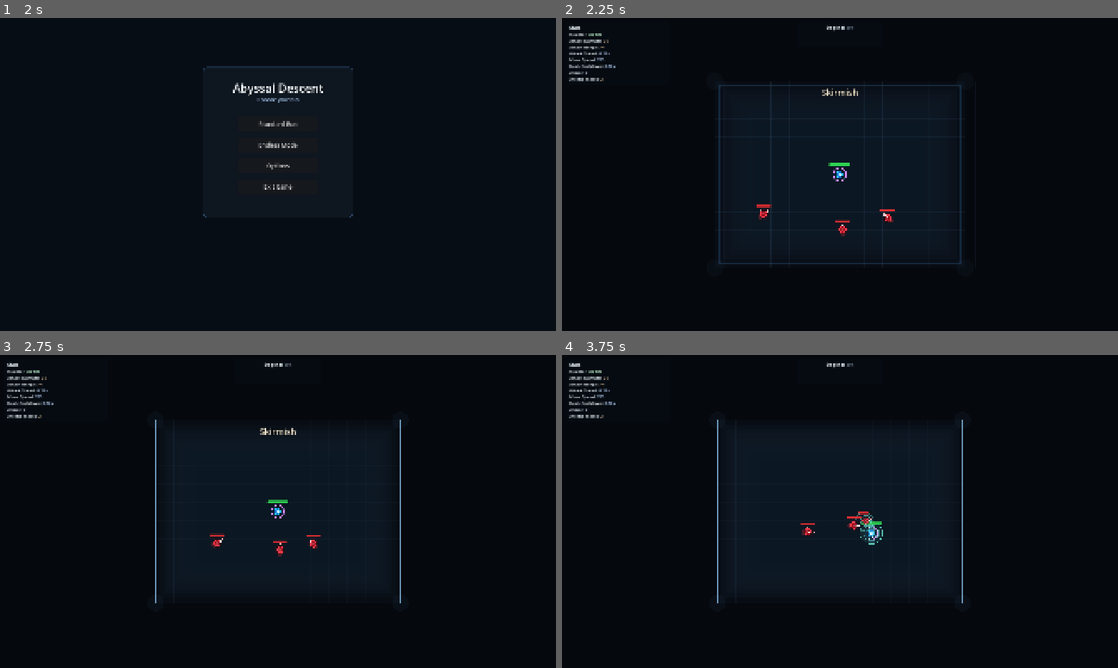
Above: before the commit, frames 1-4 (two rows, left to right).
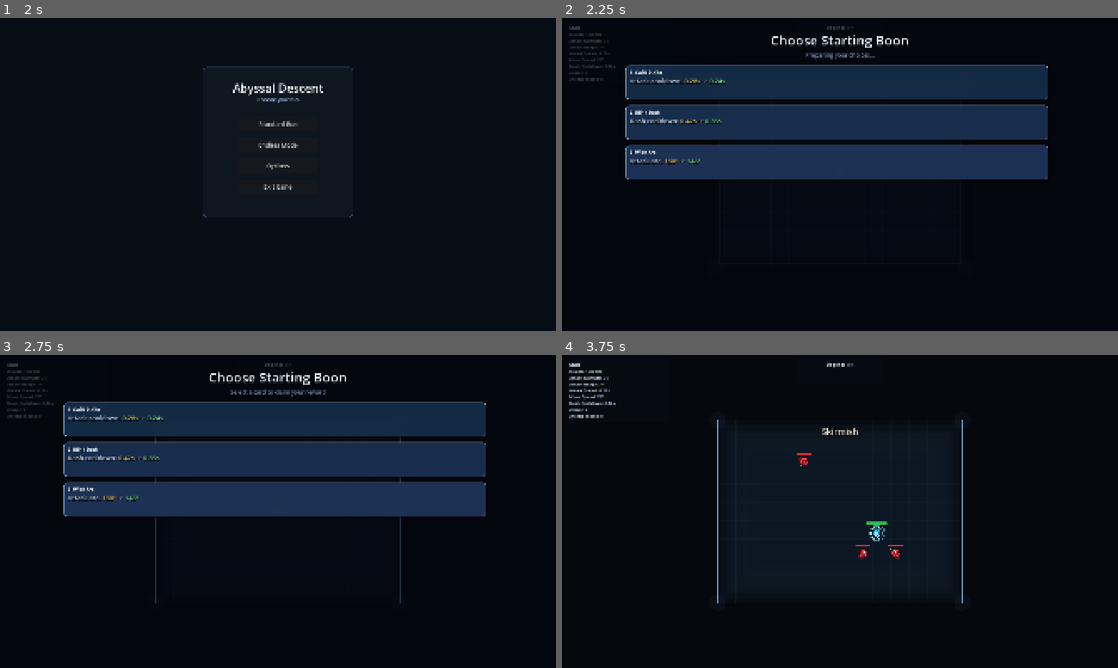
Above: after the commit, the same moments.

Repository: Excellund/AbyssalDescent
Game: Godot game, scene res://scenes/Menu.tscn
Two runs of this game, one before a commit and one after it. Both use one fixed random seed, a clock stepped at 60 frames per second and the inputs below. Sound files missing from this copy of the repository are replaced by a short silence.
Inputs (mouse positions are in pixels of both pictures, inside the frame that each line leads up to):
- Up to frame 1 (2 s): click "Options" at 0.5 s; click "Back" at 1.25 s
- Up to frame 2 (2.25 s): click "Endless Mode" at 2 s
- Up to frame 3 (2.75 s): no input
- Up to frame 4 (3.75 s): move the mouse to (962, 495) at 2.77 s; hold D (move_right) 2.78-3.53 s; click (962, 495) at 2.85 s; move the mouse to (728, 527) at 3.52 s; hold S (move_down) from 3.53 s (still down); tap Space (dash) at 3.6 s

Frame 1 is identical in both runs. In frame 2, 27% of the frame differs, in the area x 1-88%, y 2-79%; in frame 3, 27%; in frame 4, 0.6%.

Commit message:
Add pause menu and integrate pause flow

Diff:
--- a/scenes/Main.tscn
+++ b/scenes/Main.tscn
@@ -10,8 +10,6 @@
 normal_room_music = ExtResource("2_rarhs")
 boss_room_music = ExtResource("3_vcsgt")
 music_volume_db = -50.0
-debug_apply_test_powers_on_start = true
-debug_skip_starting_boon_selection = true
 debug_start_power_ids = PackedStringArray("reaper_step", "phantom_step")
 
 [node name="Player" parent="." unique_id=1831438957 instance=ExtResource("1_elqb8")]
--- /dev/null
+++ b/scripts/pause_menu_controller.gd
@@ -0,0 +1,232 @@
+extends Node
+
+signal pause_opened
+signal pause_closed
+signal back_to_main_menu_requested
+signal exit_game_requested
+
+var run_context_path: String = "/root/RunContext"
+var apply_music_volume_callback: Callable
+
+var pause_menu_layer: CanvasLayer
+var pause_menu_panel: Panel
+var pause_options_panel: Panel
+var pause_master_slider: HSlider
+var pause_music_slider: HSlider
+var pause_master_value_label: Label
+var pause_music_value_label: Label
+var pause_menu_visible: bool = false
+
+func initialize(context_path: String, apply_music_volume: Callable) -> void:
+	run_context_path = context_path
+	apply_music_volume_callback = apply_music_volume
+	_create_pause_menu_ui()
+
+func is_open() -> bool:
+	return pause_menu_visible
+
+func is_options_open() -> bool:
+	return pause_options_panel != null and pause_options_panel.visible
+
+func open() -> void:
+	pause_menu_visible = true
+	if pause_menu_layer != null:
+		pause_menu_layer.visible = true
+	if pause_options_panel != null:
+		pause_options_panel.visible = false
+	_sync_pause_options_from_context()
+	Input.set_mouse_mode(Input.MOUSE_MODE_VISIBLE)
+	pause_opened.emit()
+
+func close() -> void:
+	pause_menu_visible = false
+	if pause_menu_layer != null:
+		pause_menu_layer.visible = false
+	pause_closed.emit()
+
+func close_options() -> void:
+	if pause_options_panel != null:
+		pause_options_panel.visible = false
+
+func _create_pause_menu_ui() -> void:
+	pause_menu_layer = CanvasLayer.new()
+	pause_menu_layer.layer = 200
+	add_child(pause_menu_layer)
+
+	var backdrop := ColorRect.new()
+	backdrop.set_anchors_preset(Control.PRESET_FULL_RECT)
+	backdrop.color = Color(0.02, 0.03, 0.05, 0.58)
+	backdrop.mouse_filter = Control.MOUSE_FILTER_STOP
+	pause_menu_layer.add_child(backdrop)
+
+	pause_menu_panel = Panel.new()
+	pause_menu_panel.custom_minimum_size = Vector2(440.0, 340.0)
+	pause_menu_panel.position = Vector2(740.0, 260.0)
+	var panel_style := StyleBoxFlat.new()
+	panel_style.bg_color = Color(0.06, 0.09, 0.13, 0.94)
+	panel_style.border_color = Color(0.34, 0.56, 0.84, 0.78)
+	panel_style.set_border_width_all(2)
+	panel_style.set_corner_radius_all(14)
+	pause_menu_panel.add_theme_stylebox_override("panel", panel_style)
+	pause_menu_layer.add_child(pause_menu_panel)
+
+	var title := Label.new()
+	title.text = "Paused"
+	title.position = Vector2(0.0, 34.0)
+	title.custom_minimum_size = Vector2(440.0, 40.0)
+	title.horizontal_alignment = HORIZONTAL_ALIGNMENT_CENTER
+	title.add_theme_font_size_override("font_size", 38)
+	title.add_theme_color_override("font_color", Color(0.96, 0.98, 1.0, 0.98))
+	pause_menu_panel.add_child(title)
+
+	var resume_button := _make_pause_button("Resume", Vector2(80.0, 88.0))
+	resume_button.pressed.connect(func() -> void:
+		close()
+	)
+	pause_menu_panel.add_child(resume_button)
+
+	var back_to_menu_button := _make_pause_button("Back to Main Menu", Vector2(80.0, 148.0))
+	back_to_menu_button.pressed.connect(func() -> void:
+		back_to_main_menu_requested.emit()
+	)
+	pause_menu_panel.add_child(back_to_menu_button)
+
+	var options_button := _make_pause_button("Options", Vector2(80.0, 208.0))
+	options_button.pressed.connect(func() -> void:
+		if pause_options_panel != null:
+			pause_options_panel.visible = true
+	)
+	pause_menu_panel.add_child(options_button)
+
+	var exit_button := _make_pause_button("Exit Game", Vector2(80.0, 268.0))
+	exit_button.pressed.connect(func() -> void:
+		exit_game_requested.emit()
+	)
+	pause_menu_panel.add_child(exit_button)
+
+	pause_options_panel = _build_pause_options_panel()
+	pause_options_panel.visible = false
+	pause_menu_layer.add_child(pause_options_panel)
+
+	pause_menu_layer.visible = false
+
+func _make_pause_button(text: String, pos: Vector2) -> Button:
+	var button := Button.new()
+	button.text = text
+	button.position = pos
+	button.custom_minimum_size = Vector2(280.0, 52.0)
+	button.add_theme_font_size_override("font_size", 20)
+	return button
+
+func _build_pause_options_panel() -> Panel:
+	var panel := Panel.new()
+	panel.custom_minimum_size = Vector2(620.0, 300.0)
+	panel.position = Vector2(650.0, 380.0)
+	var style := StyleBoxFlat.new()
+	style.bg_color = Color(0.04, 0.06, 0.1, 0.95)
+	style.border_color = Color(0.44, 0.7, 0.96, 0.74)
+	style.set_border_width_all(2)
+	style.set_corner_radius_all(12)
+	panel.add_theme_stylebox_override("panel", style)
+
+	var title := Label.new()
+	title.text = "Options"
+	title.position = Vector2(0.0, 16.0)
+	title.custom_minimum_size = Vector2(620.0, 32.0)
+	title.horizontal_alignment = HORIZONTAL_ALIGNMENT_CENTER
+	title.add_theme_font_size_override("font_size", 30)
+	title.add_theme_color_override("font_color", Color(0.95, 0.98, 1.0, 0.98))
+	panel.add_child(title)
+
+	var master_label := Label.new()
+	master_label.text = "Master Volume"
+	master_label.position = Vector2(42.0, 84.0)
+	master_label.custom_minimum_size = Vector2(260.0, 24.0)
+	master_label.add_theme_font_size_override("font_size", 18)
+	panel.add_child(master_label)
+
+	pause_master_slider = HSlider.new()
+	pause_master_slider.position = Vector2(42.0, 112.0)
+	pause_master_slider.custom_minimum_size = Vector2(450.0, 24.0)
+	pause_master_slider.min_value = -40.0
+	pause_master_slider.max_value = 6.0
+	pause_master_slider.step = 1.0
+	pause_master_slider.value_changed.connect(_on_pause_master_volume_changed)
+	panel.add_child(pause_master_slider)
+
+	pause_master_value_label = Label.new()
+	pause_master_value_label.position = Vector2(510.0, 108.0)
+	pause_master_value_label.custom_minimum_size = Vector2(90.0, 24.0)
+	pause_master_value_label.horizontal_alignment = HORIZONTAL_ALIGNMENT_RIGHT
+	panel.add_child(pause_master_value_label)
+
+	var music_label := Label.new()
+	music_label.text = "Music Volume"
+	music_label.position = Vector2(42.0, 164.0)
+	music_label.custom_minimum_size = Vector2(260.0, 24.0)
+	music_label.add_theme_font_size_override("font_size", 18)
+	panel.add_child(music_label)
+
+	pause_music_slider = HSlider.new()
+	pause_music_slider.position = Vector2(42.0, 192.0)
+	pause_music_slider.custom_minimum_size = Vector2(450.0, 24.0)
+	pause_music_slider.min_value = -60.0
+	pause_music_slider.max_value = -6.0
+	pause_music_slider.step = 1.0
+	pause_music_slider.value_changed.connect(_on_pause_music_volume_changed)
+	panel.add_child(pause_music_slider)
+
+	pause_music_value_label = Label.new()
+	pause_music_value_label.position = Vector2(510.0, 188.0)
+	pause_music_value_label.custom_minimum_size = Vector2(90.0, 24.0)
+	pause_music_value_label.horizontal_alignment = HORIZONTAL_ALIGNMENT_RIGHT
+	panel.add_child(pause_music_value_label)
+
+	var back_button := Button.new()
+	back_button.text = "Back"
+	back_button.position = Vector2(230.0, 242.0)
+	back_button.custom_minimum_size = Vector2(160.0, 42.0)
+	back_button.add_theme_font_size_override("font_size", 18)
+	back_button.pressed.connect(func() -> void:
+		if pause_options_panel != null:
+			pause_options_panel.visible = false
+	)
+	panel.add_child(back_button)
+
+	return panel
+
+func _get_run_context() -> Node:
+	return get_node_or_null(run_context_path)
+
+func _sync_pause_options_from_context() -> void:
+	if pause_master_slider == null or pause_music_slider == null:
+		return
+	var run_context := _get_run_context()
+	if run_context == null:
+		pause_master_slider.value = 0.0
+		pause_music_slider.value = -46.0
+		_update_pause_option_labels()
+		return
+	pause_master_slider.value = float(run_context.get("master_volume_db"))
+	pause_music_slider.value = float(run_context.get("music_volume_db"))
+	_update_pause_option_labels()
+
+func _on_pause_master_volume_changed(value: float) -> void:
+	_apply_pause_options(value, pause_music_slider.value)
+
+func _on_pause_music_volume_changed(value: float) -> void:
+	_apply_pause_options(pause_master_slider.value, value)
+
+func _apply_pause_options(master_db: float, music_db: float) -> void:
+	var run_context := _get_run_context()
+	if run_context != null and run_context.has_method("set_audio_settings"):
+		run_context.call("set_audio_settings", master_db, music_db, true)
+	if apply_music_volume_callback.is_valid():
+		apply_music_volume_callback.call(clampf(music_db, -60.0, -6.0))
+	_update_pause_option_labels()
+
+func _update_pause_option_labels() -> void:
+	if pause_master_value_label != null and pause_master_slider != null:
+		pause_master_value_label.text = "%+d dB" % int(round(pause_master_slider.value))
+	if pause_music_value_label != null and pause_music_slider != null:
+		pause_music_value_label.text = "%+d dB" % int(round(pause_music_slider.value))
--- a/scripts/upgrade_system.gd
+++ b/scripts/upgrade_system.gd
@@ -271,7 +271,7 @@
 		"wide_arc":
 			var cur_arc := float(player_reference.get("attack_arc_degrees"))
 			var next_arc := clampf(cur_arc + 18.0, 60.0, 240.0)
-			return "[color=#c8daf0]Attack arc:[/color] [color=#e8c96a]%.0fÂ°[/color] [color=#8899aa]->[/color] [color=#7de882]%.0fÂ°[/color]" % [cur_arc, next_arc]
+			return "[color=#c8daf0]Attack arc:[/color] [color=#e8c96a]%.0f°[/color] [color=#8899aa]->[/color] [color=#7de882]%.0f°[/color]" % [cur_arc, next_arc]
 		"long_reach":
 			var cur_range := float(player_reference.get("attack_range"))
 			return "[color=#c8daf0]Attack range:[/color] [color=#e8c96a]%.0f[/color] [color=#8899aa]->[/color] [color=#7de882]%.0f[/color]" % [cur_range, cur_range + 14.0]
--- a/scripts/world_generator.gd
+++ b/scripts/world_generator.gd
@@ -14,8 +14,10 @@
 const ENUMS := preload("res://scripts/shared/enums.gd")
 const ENCOUNTER_CONTRACTS := preload("res://scripts/shared/encounter_contracts.gd")
 const RUN_CONTEXT_PATH := "/root/RunContext"
+const MENU_SCENE_PATH := "res://scenes/Menu.tscn"
 const WORLD_HUD_SCRIPT := preload("res://scripts/world_hud.gd")
 const WORLD_RENDERER_SCRIPT := preload("res://scripts/world_renderer.gd")
+const PAUSE_MENU_CONTROLLER_SCRIPT := preload("res://scripts/pause_menu_controller.gd")
 const DEBUG_RUN_NORMAL := 0
 const DEBUG_RUN_FIRST_BOSS := 1
 
@@ -94,6 +96,7 @@
 var encounter_profile_builder: Node
 var encounter_flow_system: Node
 var reward_selection_ui: Node
+var pause_menu_controller: Node
 
 func _ready() -> void:
 	rng.randomize()
@@ -158,6 +161,13 @@
 		"floor_grid_fine_step": floor_grid_fine_step,
 		"door_use_radius": door_use_radius,
 	})
+	pause_menu_controller = PAUSE_MENU_CONTROLLER_SCRIPT.new()
+	add_child(pause_menu_controller)
+	pause_menu_controller.call("initialize", RUN_CONTEXT_PATH, Callable(self, "_set_music_volume_runtime"))
+	pause_menu_controller.connect("pause_opened", Callable(self, "_on_pause_menu_opened"))
+	pause_menu_controller.connect("pause_closed", Callable(self, "_on_pause_menu_closed"))
+	pause_menu_controller.connect("back_to_main_menu_requested", Callable(self, "_on_pause_back_to_menu_requested"))
+	pause_menu_controller.connect("exit_game_requested", Callable(self, "_on_pause_exit_game_requested"))
 	hud.refresh(_get_hud_state(), player)
 	_apply_debug_start_powers_if_needed()
 	if debug_run_state != DEBUG_RUN_NORMAL:
@@ -289,7 +299,27 @@
 func _is_known_power_id(power_id: String) -> bool:
 	return power_registry_instance.is_valid_power_id(power_id)
 
+func _unhandled_input(event: InputEvent) -> void:
+	if not event.is_action_pressed("ui_cancel"):
+		return
+	if not is_instance_valid(pause_menu_controller):
+		return
+	if bool(pause_menu_controller.call("is_open")) and bool(pause_menu_controller.call("is_options_open")):
+		pause_menu_controller.call("close_options")
+		get_viewport().set_input_as_handled()
+		return
+	if bool(pause_menu_controller.call("is_open")):
+		pause_menu_controller.call("close")
+		get_viewport().set_input_as_handled()
+		return
+	pause_menu_controller.call("open")
+	get_viewport().set_input_as_handled()
+
 func _process(delta: float) -> void:
+	if is_instance_valid(pause_menu_controller) and bool(pause_menu_controller.call("is_open")):
+		hud.refresh(_get_hud_state(), player)
+		_sync_renderer()
+		return
 	if is_instance_valid(reward_selection_ui) and bool(reward_selection_ui.call("is_active")):
 		reward_selection_ui.call("process_input", delta)
 		hud.refresh(_get_hud_state(), player)
@@ -427,6 +457,29 @@
 	var music_volume_value: Variant = run_context.get("music_volume_db")
 	if music_volume_value != null:
 		music_volume_db = float(music_volume_value)
+
+func _is_reward_selection_active() -> bool:
+	return is_instance_valid(reward_selection_ui) and bool(reward_selection_ui.call("is_active"))
+
+func _set_music_volume_runtime(music_db: float) -> void:
+	music_volume_db = clampf(music_db, -60.0, -6.0)
+	if is_instance_valid(music_system):
+		music_system.set("music_volume_db", music_volume_db)
+
+func _on_pause_menu_opened() -> void:
+	_set_combat_paused(true)
+
+func _on_pause_menu_closed() -> void:
+	_set_combat_paused(_is_reward_selection_active())
+
+func _on_pause_back_to_menu_requested() -> void:
+	_set_combat_paused(false)
+	if is_instance_valid(pause_menu_controller):
+		pause_menu_controller.call("close")
+	get_tree().change_scene_to_file(MENU_SCENE_PATH)
+
+func _on_pause_exit_game_requested() -> void:
+	get_tree().quit()
 
 func _spawn_door_options() -> void:
 	if not is_instance_valid(encounter_flow_system):
Not shown, added: scripts/pause_menu_controller.gd.uid
